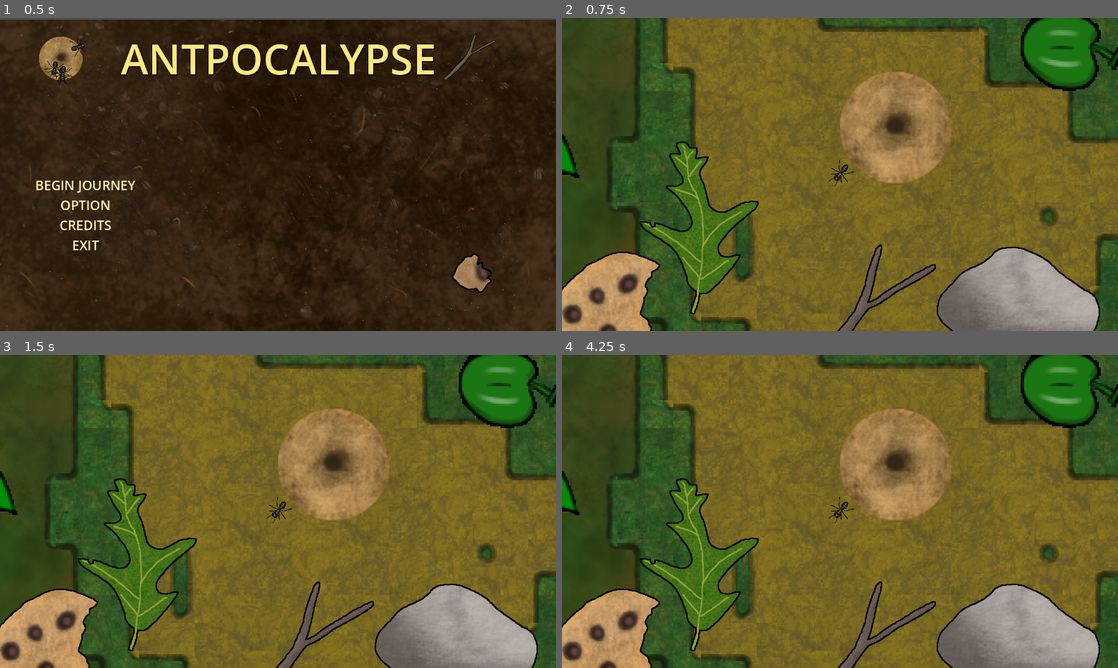
Above: before the commit, frames 1-4 (two rows, left to right).
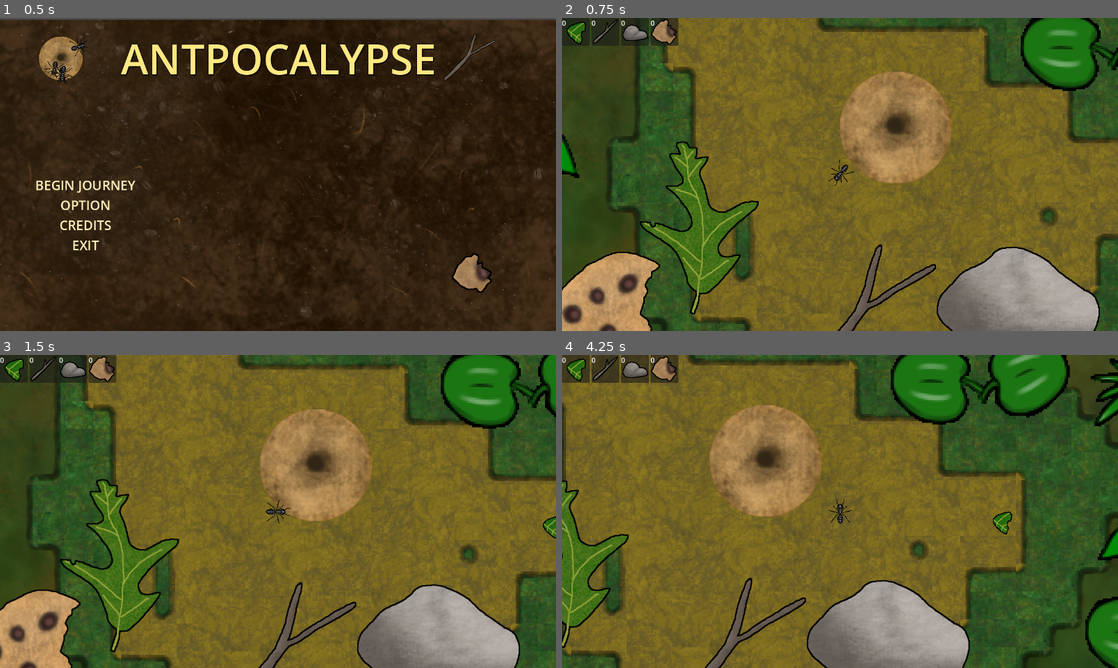
Above: after the commit, the same moments.

Repository: blakestone95/RedotGameJamFall2025
Game: Godot game, scene res://menus/Main_Menu.tscn
The game is run twice, just before and just after one commit, with the same random seed, the same clock (stepped at 60 frames per second) and the same inputs.
Inputs:
- Up to frame 1 (0.5 s): no input
- Up to frame 2 (0.75 s): click "BEGIN JOURNEY" at 0.5 s
- Up to frame 3 (1.5 s): tap Enter at 1.25 s; hold D (character_right) from 1.28 s (still down); hold Space (break) from 1.28 s (still down)
- Up to frame 4 (4.25 s): release D (character_right) at 2.03 s; release Space (break) at 2.03 s; hold S (character_down) 2.03-2.78 s; tap E (interact) at 2.1, 3.6 s; hold D (character_right) 2.78-3.53 s; hold Space (break) 2.78-3.53 s; hold W (character_up) from 3.53 s (still down)

Frame 1 is identical in both runs. In frame 2, 1.6% of the frame differs, in the area x 0-21%, y 0-9%; in frame 3, 28%; in frame 4, 71%, in the area x 0-100%, y 0-100%.
Error before the commit: Parse Error: Function "ground_below()" not found in base self. (res://gameplay/character/antonia.gd:73)

Commit message:
Fix script error

Diff:
--- a/gameplay/character/Antonia.tscn
+++ b/gameplay/character/Antonia.tscn
@@ -50,7 +50,6 @@
 collision_mask = 6
 motion_mode = 1
 script = ExtResource("1_k7mp8")
-speed = null
 inventory_items = Array[ExtResource("2_28fm6")]([ExtResource("3_8fv6c"), ExtResource("4_6q770"), ExtResource("5_a2een"), ExtResource("6_ggqb6")])
 
 [node name="CollisionCircle" type="CollisionShape2D" parent="."]
--- a/gameplay/character/antonia.gd
+++ b/gameplay/character/antonia.gd
@@ -70,7 +70,7 @@
 	move_and_slide()
 
 	# whats below for audio
-	ground_below()
+	# ground_below()
 
 
 func _process(_delta: float) -> void:
--- a/scenes/Overworld.tscn
+++ b/scenes/Overworld.tscn
@@ -844,7 +844,7 @@
 position = Vector2(9.53674e-07, -1)
 rotation = -2.45036
 scale = Vector2(0.175, 0.175)
-speed = null
+speed = 200
 
 [node name="Camera2D" type="Camera2D" parent="World Objects/Antonia"]
 position = Vector2(-3.63851, -4.39747)
